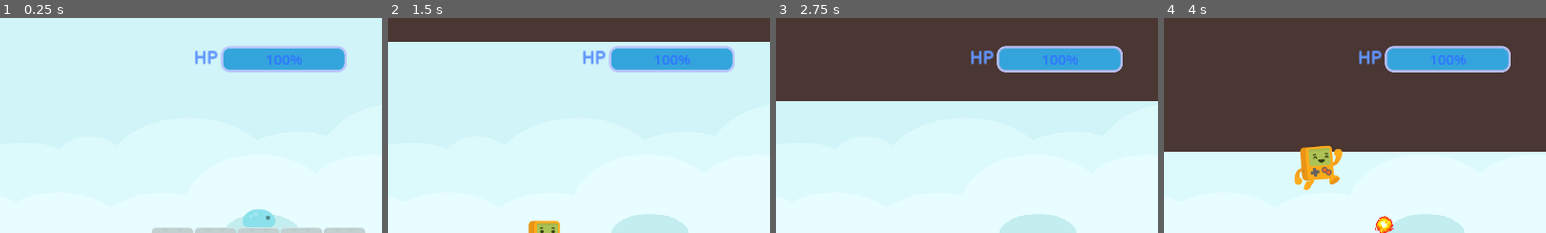
Above: before the commit, frames 1-4 (left to right).
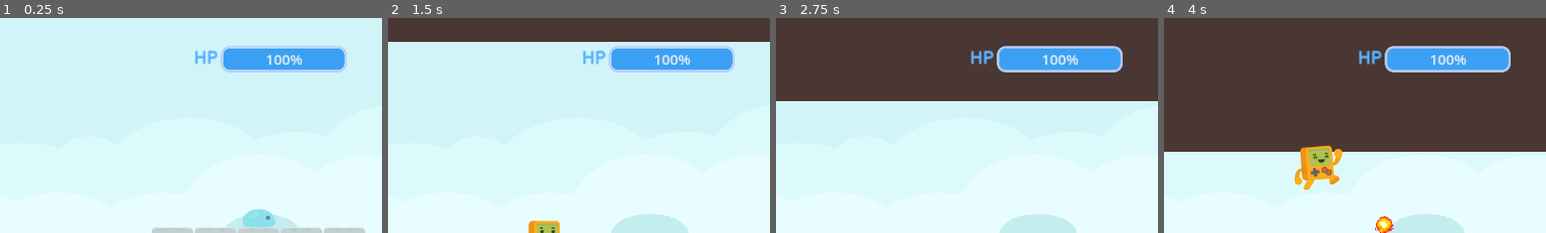
Above: after the commit, the same moments.

Repository: mtk3281/Heavenly-Knight
Game: Godot game, scene res://level_1.tscn
The game is run twice, just before and just after one commit, with the same random seed, the same clock (stepped at 60 frames per second) and the same inputs.
Inputs (mouse positions are % of the whole screen's width and height, from its top left):
- Up to frame 1 (0.25 s): no input
- Up to frame 2 (1.5 s): move the mouse to (72, 45) at 0.52 s; hold Right (right) from 0.53 s (still down); click (72, 45) at 0.6 s; tap Space (jump) at 0.77 s; move the mouse to (30, 55) at 1.27 s; tap Shift (run) at 1.35 s
- Up to frame 3 (2.75 s): tap Space (jump) at 1.52 s; move the mouse to (60, 28) at 2.02 s; release Right (right) at 2.03 s; hold Left (left) from 2.03 s (still down); click (60, 28) at 2.1 s
- Up to frame 4 (4 s): move the mouse to (45, 70) at 2.77 s; release Left (left) at 2.78 s; hold Right (right) from 2.78 s (still down); tap Shift (run) at 2.85 s; tap Space (jump) at 3.02, 3.77 s; move the mouse to (80, 65) at 3.52 s; click (80, 65) at 3.6 s
The pictures show only the part of the screen within x 50-100%, y 0-50%; the shares and areas given below are measured in that part.

The runs differ from the first frame. In frame 1, 0.4% of the frame differs, in the area x 51-90%, y 14-25%; in frame 2, 0.4%; in frame 3, 0.4%, in the area x 51-90%, y 15-24%; in frame 4, 0.4%.

Commit message:
lifebar styles

Diff:
--- a/Heavenly Knight 2.0/hud.tscn
+++ b/Heavenly Knight 2.0/hud.tscn
@@ -3,6 +3,8 @@
 [ext_resource type="Script" path="res://hud.gd" id="1_fr2sc"]
 [ext_resource type="FontFile" uid="uid://bdb2b6jr1o5u" path="res://Assets/fonts/BalsamiqSans-Bold.ttf" id="2_whf5p"]
 [ext_resource type="Texture2D" uid="uid://c86rc5eq23ex5" path="res://Assets/coins/gold_1.png" id="3_ba6wb"]
+[ext_resource type="StyleBox" uid="uid://36f0nr8srdyg" path="res://lifebar styles/redlifebar.tres" id="4_f61ql"]
+[ext_resource type="StyleBox" uid="uid://bkif01tg274pu" path="res://lifebar styles/bluelifebar.tres" id="5_wg4lf"]
 
 [sub_resource type="StyleBoxFlat" id="StyleBoxFlat_8pojl"]
 bg_color = Color(0, 0, 0, 0.247059)
@@ -10,32 +12,6 @@
 corner_radius_top_right = 20
 corner_radius_bottom_right = 20
 corner_radius_bottom_left = 20
-
-[sub_resource type="StyleBoxFlat" id="StyleBoxFlat_3askb"]
-bg_color = Color(0.639863, 0.732987, 1, 0.858824)
-border_width_left = 4
-border_width_top = 4
-border_width_right = 4
-border_width_bottom = 4
-border_color = Color(0.752941, 0.784314, 1, 1)
-border_blend = true
-corner_radius_top_left = 14
-corner_radius_top_right = 14
-corner_radius_bottom_right = 14
-corner_radius_bottom_left = 14
-
-[sub_resource type="StyleBoxFlat" id="StyleBoxFlat_hcltd"]
-bg_color = Color(0.203922, 0.647059, 0.862745, 1)
-border_width_left = 4
-border_width_top = 4
-border_width_right = 4
-border_width_bottom = 4
-border_color = Color(0.8, 0.8, 0.8, 0.00784314)
-corner_radius_top_left = 14
-corner_radius_top_right = 14
-corner_radius_bottom_right = 14
-corner_radius_bottom_left = 14
-anti_aliasing_size = 1.481
 
 [node name="HUD" type="CanvasLayer"]
 script = ExtResource("1_fr2sc")
@@ -48,6 +24,7 @@
 theme_override_styles/panel = SubResource("StyleBoxFlat_8pojl")
 
 [node name="TextureRect" type="TextureRect" parent="Panel"]
+layout_mode = 0
 offset_left = 16.0
 offset_top = 12.0
 offset_right = 67.0
@@ -56,6 +33,7 @@
 expand_mode = 1
 
 [node name="Label" type="Label" parent="Panel"]
+layout_mode = 0
 offset_left = 79.0
 offset_top = 4.0
 offset_right = 108.0
@@ -66,6 +44,7 @@
 text = "x"
 
 [node name="count" type="Label" parent="Panel"]
+layout_mode = 0
 offset_left = 117.0
 offset_top = -2.0
 offset_right = 211.0
@@ -81,7 +60,7 @@
 offset_top = 50.0
 offset_right = 1036.0
 offset_bottom = 116.0
-theme_override_colors/font_color = Color(0.376471, 0.584314, 1, 1)
+theme_override_colors/font_color = Color(0.345098, 0.698039, 1, 1)
 theme_override_fonts/font = ExtResource("2_whf5p")
 theme_override_font_sizes/font_size = 29
 text = "HP"
@@ -98,10 +77,9 @@
 custom_minimum_size = Vector2(0, 35)
 layout_mode = 2
 size_flags_horizontal = 3
-theme_override_colors/font_color = Color(0.180392, 0.443137, 1, 1)
 theme_override_font_sizes/font_size = 24
-theme_override_styles/background = SubResource("StyleBoxFlat_3askb")
-theme_override_styles/fill = SubResource("StyleBoxFlat_hcltd")
+theme_override_styles/background = ExtResource("4_f61ql")
+theme_override_styles/fill = ExtResource("5_wg4lf")
 max_value = 4.0
 value = 3.0
 rounded = true
--- /dev/null
+++ b/Heavenly Knight 2.0/lifebar styles/bluelifebar.tres
@@ -0,0 +1,14 @@
+[gd_resource type="StyleBoxFlat" format=3 uid="uid://bkif01tg274pu"]
+
+[resource]
+bg_color = Color(0.231373, 0.627451, 0.956863, 1)
+border_width_left = 4
+border_width_top = 4
+border_width_right = 4
+border_width_bottom = 4
+border_color = Color(0.8, 0.8, 0.8, 0.00784314)
+corner_radius_top_left = 14
+corner_radius_top_right = 14
+corner_radius_bottom_right = 14
+corner_radius_bottom_left = 14
+anti_aliasing_size = 1.481
--- /dev/null
+++ b/Heavenly Knight 2.0/lifebar styles/greenlifebar.tres
@@ -0,0 +1,14 @@
+[gd_resource type="StyleBoxFlat" format=3 uid="uid://dxl2uo3gu3vf8"]
+
+[resource]
+bg_color = Color(0.788235, 0.827451, 1, 0.858824)
+border_width_left = 4
+border_width_top = 4
+border_width_right = 4
+border_width_bottom = 4
+border_color = Color(0.666667, 0.807843, 0.996078, 1)
+border_blend = true
+corner_radius_top_left = 14
+corner_radius_top_right = 14
+corner_radius_bottom_right = 14
+corner_radius_bottom_left = 14
--- /dev/null
+++ b/Heavenly Knight 2.0/lifebar styles/redlifebar.tres
@@ -0,0 +1,14 @@
+[gd_resource type="StyleBoxFlat" format=3 uid="uid://36f0nr8srdyg"]
+
+[resource]
+bg_color = Color(0.788235, 0.827451, 1, 0.858824)
+border_width_left = 4
+border_width_top = 4
+border_width_right = 4
+border_width_bottom = 4
+border_color = Color(0.666667, 0.807843, 0.996078, 1)
+border_blend = true
+corner_radius_top_left = 14
+corner_radius_top_right = 14
+corner_radius_bottom_right = 14
+corner_radius_bottom_left = 14
